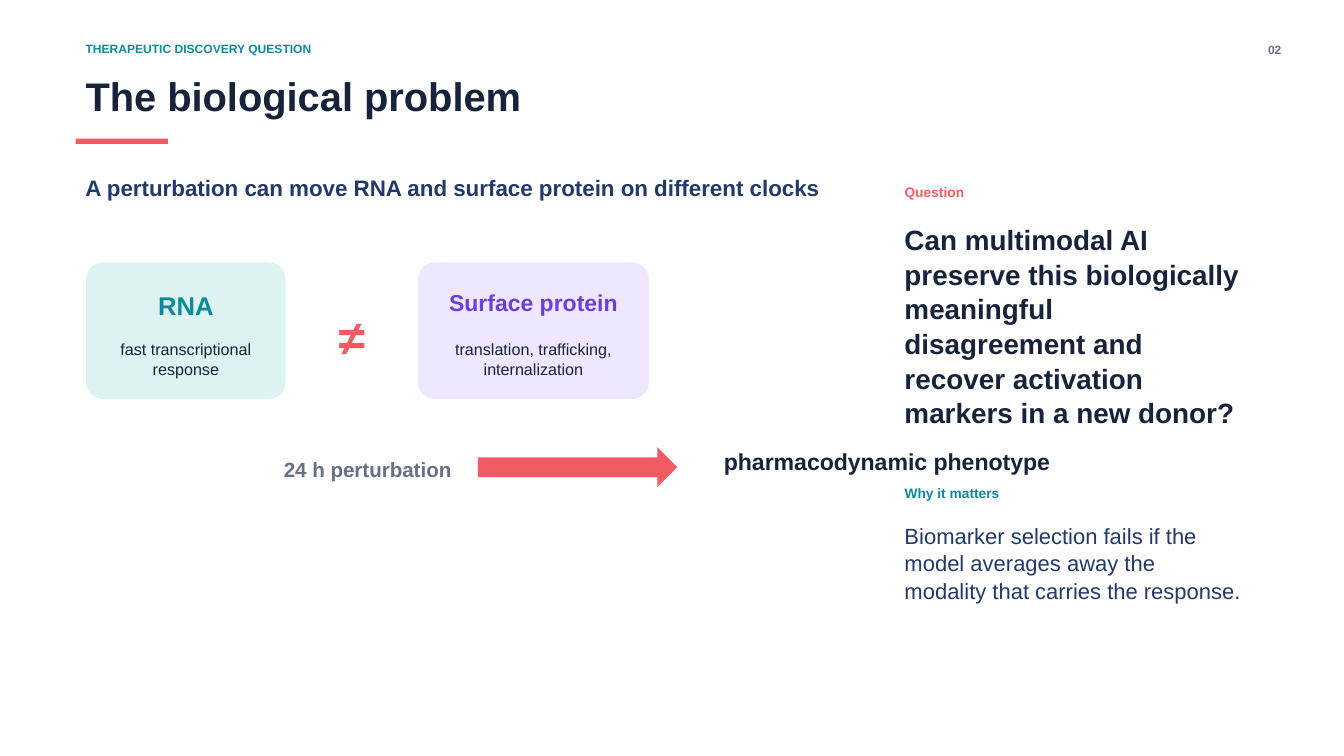
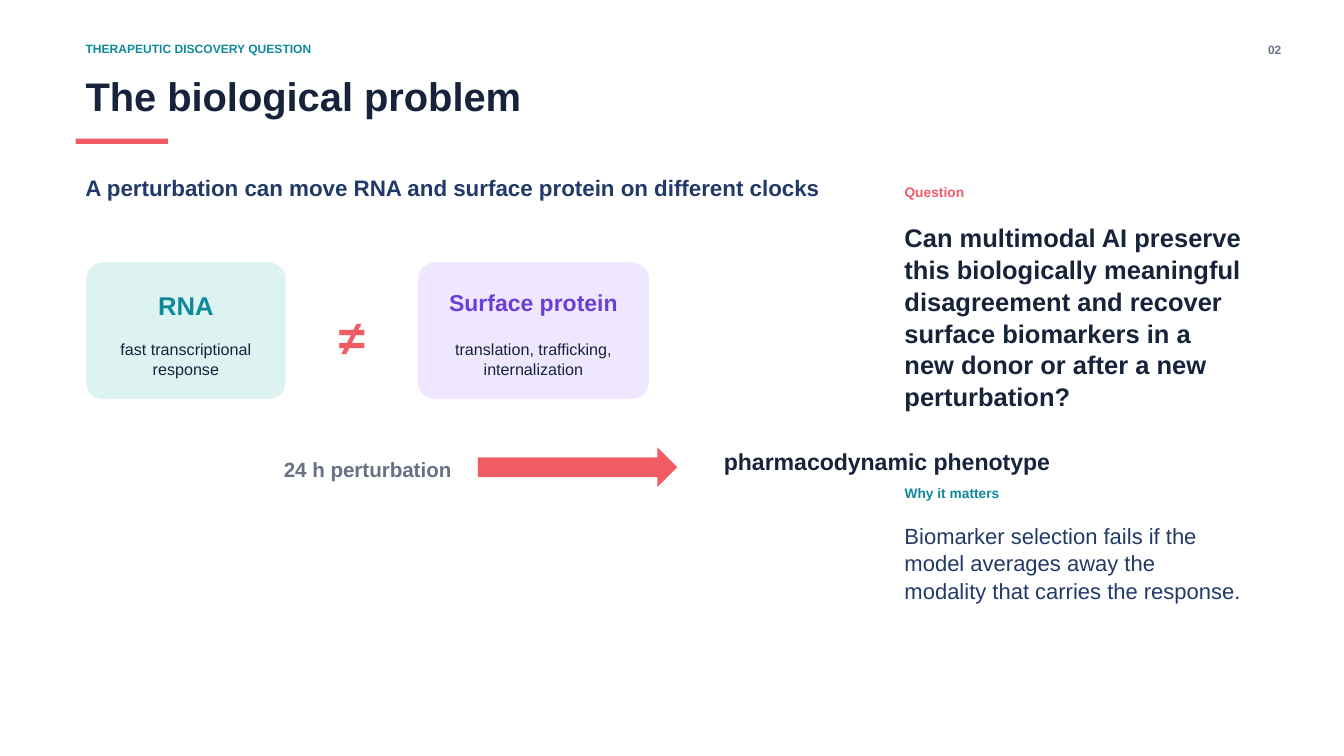
Before and after one commit to nazirad19/FusionVI, a slide deck: slide 2 of deliverables/FusionVI-X_Final_Project_Presentation.pptx. Drawn at 1344x756 pixels with LibreOffice and Linux fonts; fonts in the diff are those of the drawing. Boxes give left, top, right and bottom in pixels: in the first picture for what was removed or moved away, otherwise in the second. Text is boxed around its words. In the diff, an @@ line names an element or a change of style, - is before the commit and + after.

```diff
--- a/deliverables/FusionVI-X_Final_Project_Presentation.pptx
+++ b/deliverables/FusionVI-X_Final_Project_Presentation.pptx
@@ text at [904,228,1240,412]: text changed; size 19.9 to 18.2 pt @@
-Can multimodal AI preserve this biologically meaningful disagreement and recover activation markers in a new donor?
+Can multimodal AI preserve this biologically meaningful disagreement and recover surface biomarkers in a new donor or after a new perturbation?
```
Also in this commit, not shown: 4 other slides changed, 2 slides added, 2 slides removed, 27 other files.
